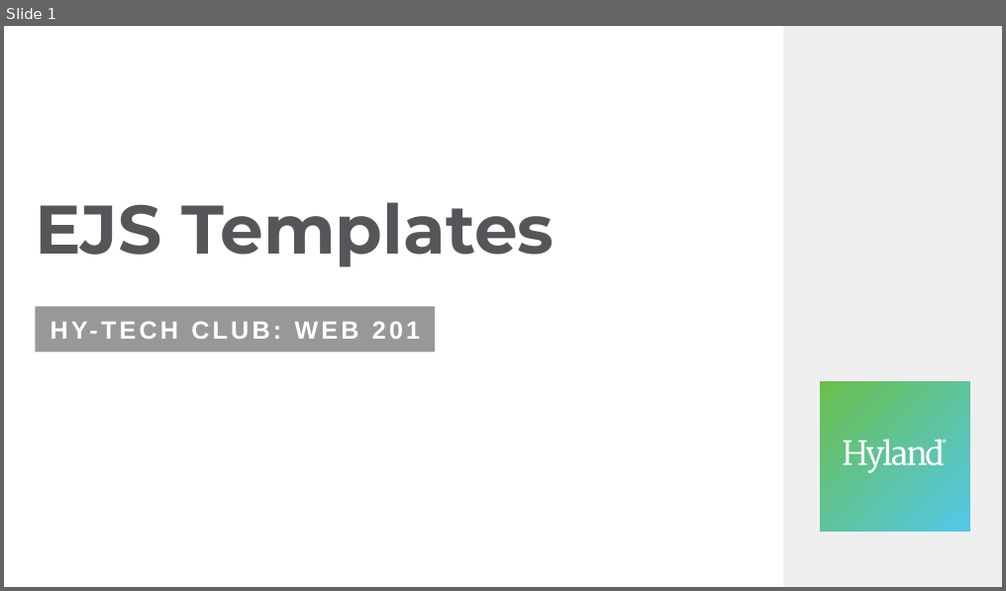
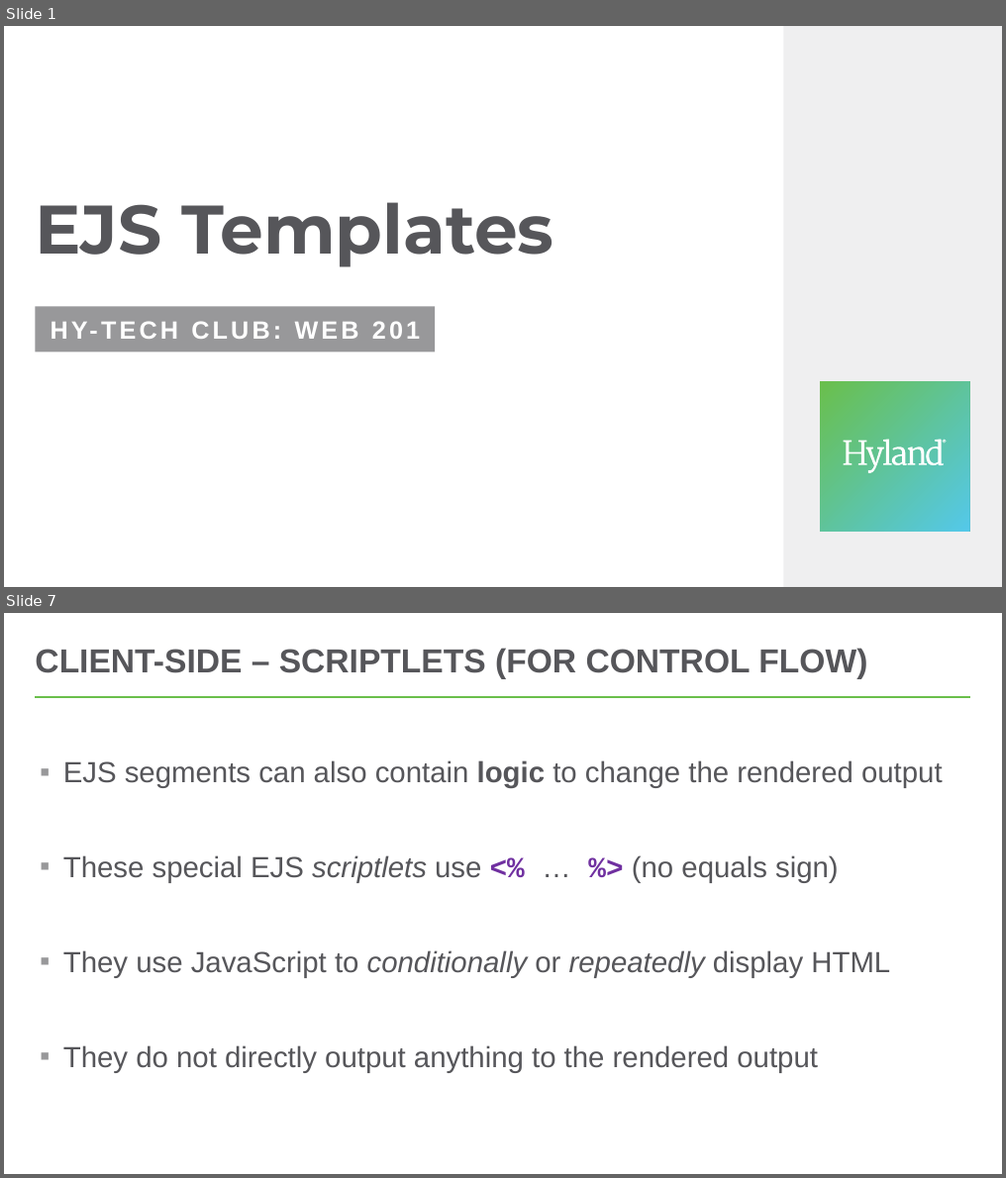
Before and after one commit to hytechclub/web-201, a slide deck: EjsTemplates/EjsTemplates.pptx. Shown one above the other, each under a label of ours: slide 1 before the commit, slides 1 and 7 after it; the slides between them are not shown. The pictures are 1006x591 and 1006x1178 pixels, drawn with LibreOffice and Linux fonts; fonts in the diff are those of the drawing. Boxes give left, top, right and bottom in pixels: in the first picture for what was removed or moved away, otherwise in the second. Text is boxed around its words. In the diff, an @@ line names an element or a change of style, - is before the commit and + after.

```diff
--- a/EjsTemplates/EjsTemplates.pptx
+++ b/EjsTemplates/EjsTemplates.pptx
@@ slide 7 added at (x1=4, y1=613, x2=1002, y2=1174), background #FFFFFF @@
@@ title added at (x1=35, y1=648, x2=867, y2=679), 32 pt, text #56565A, bold @@
+CLIENT-SIDE – SCRIPTLETS (FOR CONTROL FLOW)
@@ line added from (36, 697) to (971, 697), #54C8E8 2.25 pt @@
@@ text added at (x1=63, y1=761, x2=943, y2=1073), 28 pt, text #56565A @@
+▪ EJS segments can also contain logic to change the rendered output
+▪ These special EJS scriptlets use <% … %> (no equals sign)
+▪ They use JavaScript to conditionally or repeatedly display HTML
+▪ They do not directly output anything to the rendered output
```
Also in this commit, not shown: 2 slides changed, 5 other slides added, 2 slides removed, 1 other file.
